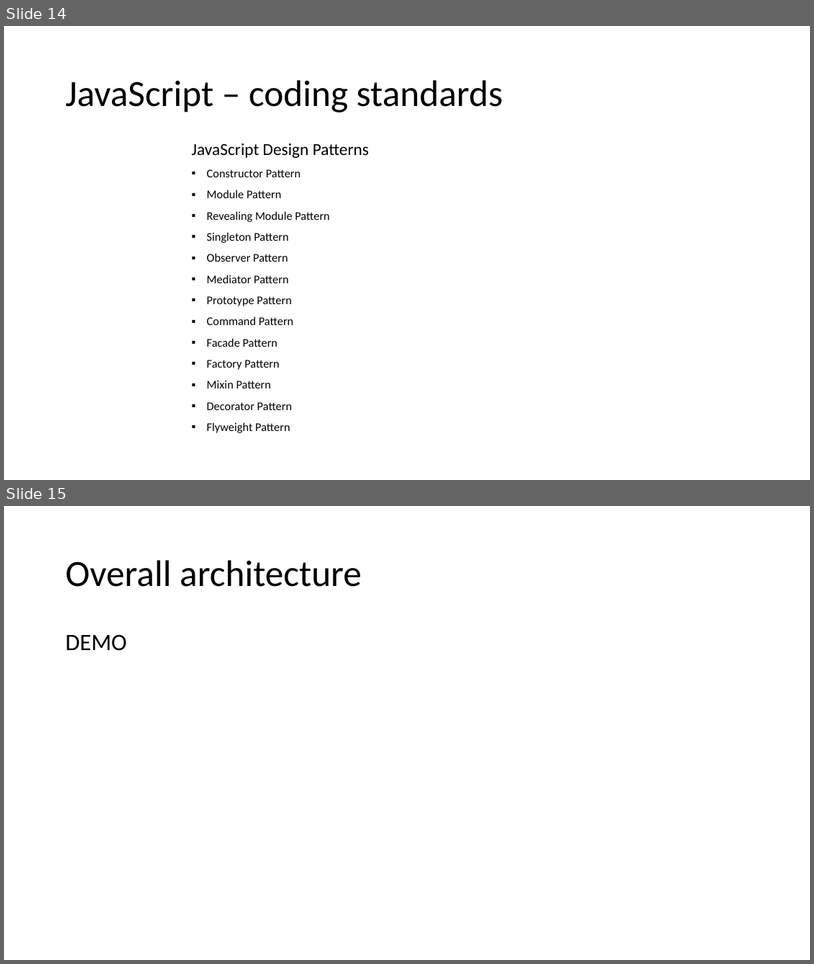
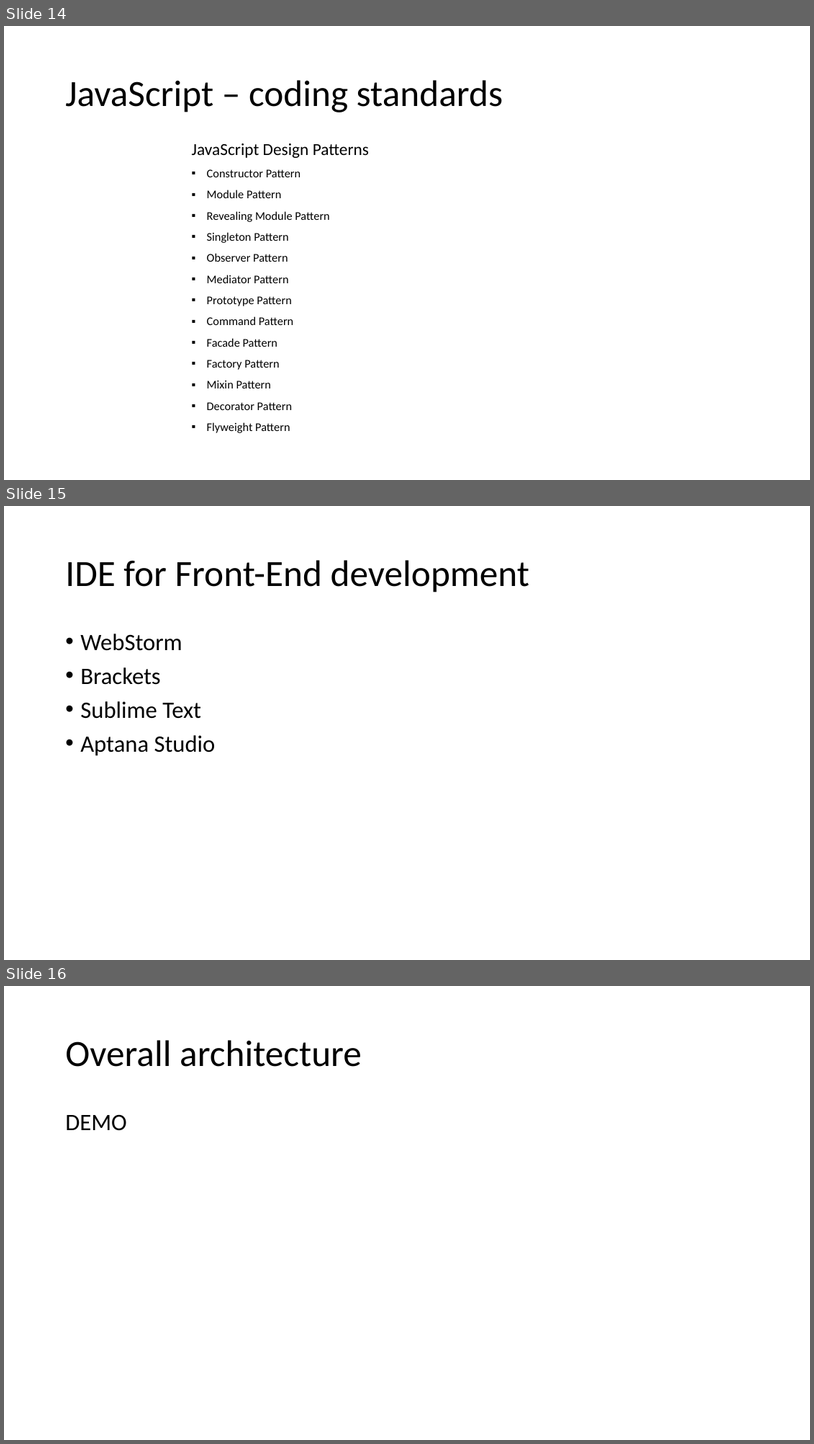
Before and after one commit to artuste/angularjs-json, a slide deck: doc/Presentation_Front_End.pptx. Shown one above the other, each under a label of ours: slides 14 and 15 before the commit, slides 14, 15 and 16 after it. The pictures are 814x964 and 814x1444 pixels, drawn with LibreOffice and Linux fonts; fonts in the diff are those of the drawing; background and template pictures are left out. Boxes give left, top, right and bottom in pixels: in the first picture for what was removed or moved away, otherwise in the second. Text is boxed around its words. In the diff, an @@ line names an element or a change of style, - is before the commit and + after.

```diff
--- a/doc/Presentation_Front_End.pptx
+++ b/doc/Presentation_Front_End.pptx
@@ slide 15 added at (4,506,810,960), background #FFFFFF @@
@@ title added at (65,560,530,592), 44 pt, text #000000 @@
+IDE for Front-End development
@@ text added at (80,633,216,756), 28 pt, text #000000 @@
+• WebStorm
+• Brackets
+• Sublime Text
+• Aptana Studio
@@ what was slide 15 is now slide 16 @@
```
Also in this commit, not shown: 1 slide changed.
